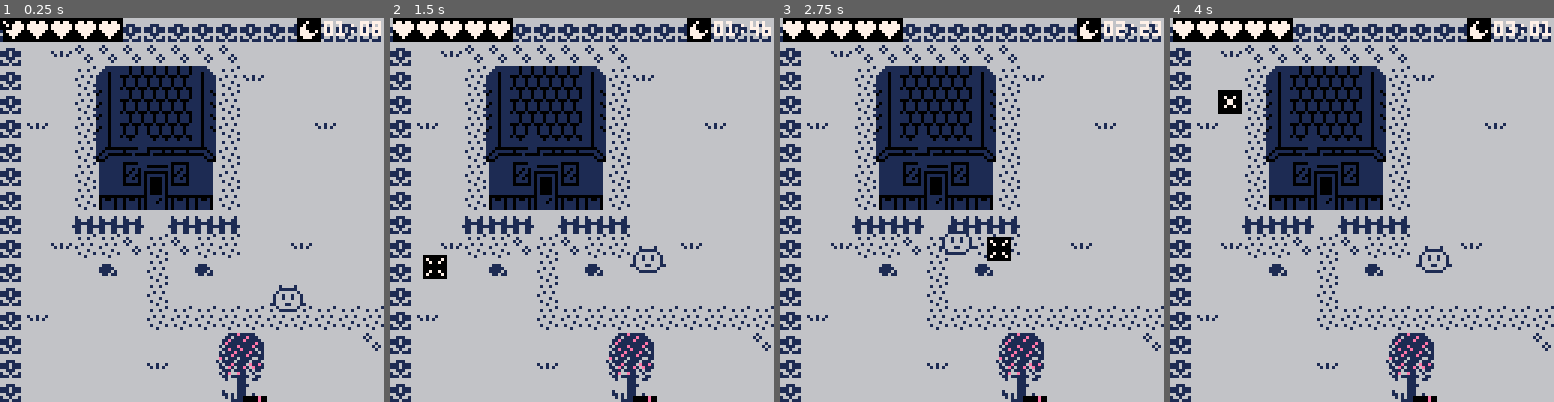
Above: before the commit, frames 1-4 (left to right).
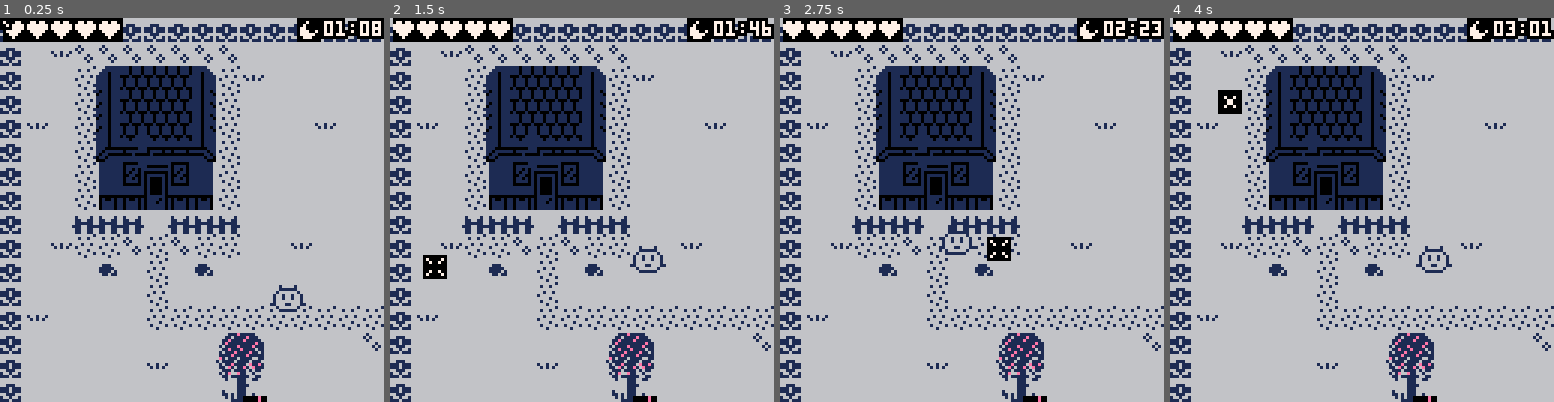
Above: after the commit, the same moments.

Repository: Lyatus/ld43
Game: PICO-8 cartridge ld43.p8
Two runs of this game, one before a commit and one after it. Both use one fixed random seed, a clock stepped at 60 frames per second and the inputs below.
Inputs (mouse positions are in pixels of both pictures, inside the frame that each line leads up to):
- Up to frame 1 (0.25 s): no input
- Up to frame 2 (1.5 s): click (670, 121) at 0.67 s; tap O (Z key) at 0.7 s; click (436, 267) at 1.22 s
- Up to frame 3 (2.75 s): hold Right 1.6-2.1 s; tap O (Z key) at 1.7, 2.1, 2.5 s; click (887, 114) at 1.77 s; hold Up 2.15-2.42 s; click (952, 259) at 2.32 s; hold Right from 2.47 s (still down)
- Up to frame 4 (4 s): click (1404, 106) at 2.87 s; tap O (Z key) at 2.9, 3.3, 3.7 s; release Right at 3.03 s; hold Left 3.08-3.58 s; click (1465, 256) at 3.42 s; hold Down 3.63-3.97 s; click (1231, 102) at 3.97 s

The runs differ from the first frame. In frame 1, 0.5% of the frame differs, in the area x 83-100%, y 0-6%; in frame 2, 0.5%; in frame 3, 0.6%; in frame 4, 0.6%.

Commit message:
Clock has outline

Diff:
--- a/ld43.p8
+++ b/ld43.p8
@@ -287,7 +287,10 @@
 
 	local time_str = leftpad(ceil(cyc_hour()%12),"0",2)
 	.. ":" .. leftpad(flr(cyc_minute()%60),"0",2)
-	print(time_str, 108, 1, 7)
+
+	outline(7,0,108,1,function(x,y)
+		print(time_str, x, y, 7)
+	end)
 
 	if cyc_is_night() then
 		pal(5,1,1)
@@ -347,6 +350,16 @@
 		c[k] = v
 	end
 	return c
+end
+function outline(old_c,new_c,x,y,f)
+	pal(old_c,new_c)
+	for i=-1,1 do
+		for j=-1,1 do
+			f(x+i,y+j)
+		end
+	end
+	pal(old_c,old_c)
+	f(x,y)
 end
 
 __gfx__
